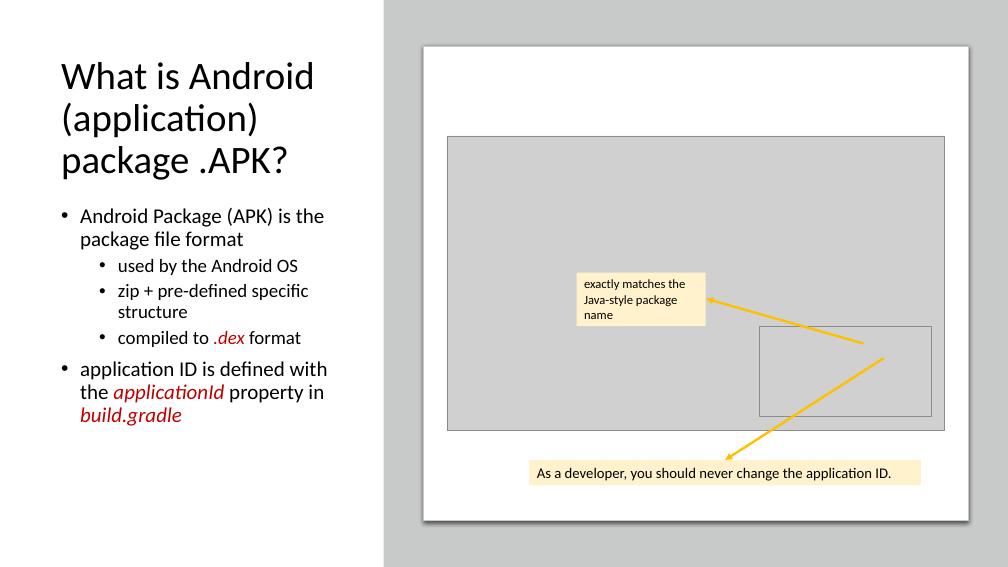
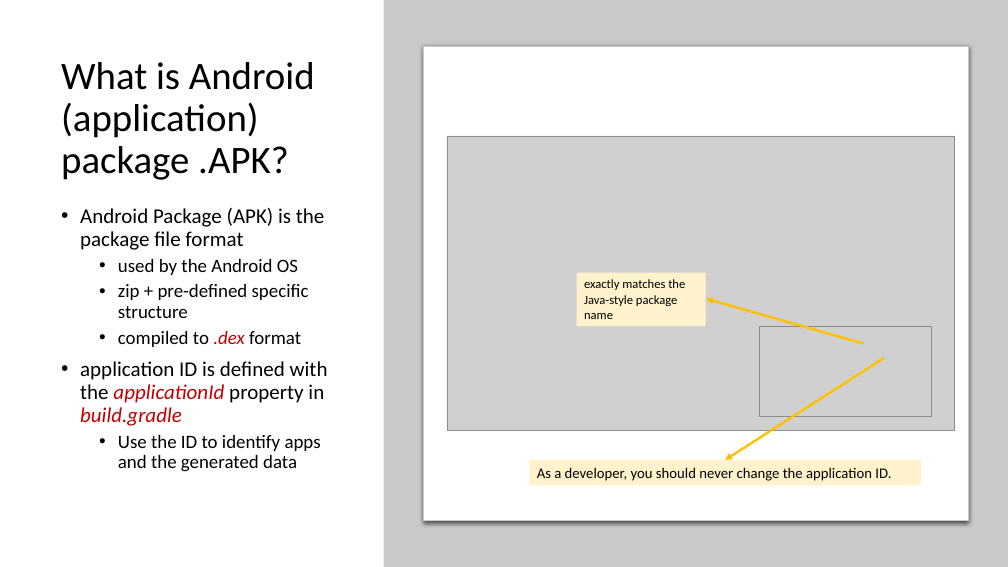
Before and after one commit to frankwxu/digital-forensics-lab, a slide deck: slide 19 of Andriod10/1_Pixel3_Image.pptx. Drawn at 1008x567 pixels with LibreOffice and Linux fonts; fonts in the diff are those of the drawing; grey boxes stand for pictures; background and template pictures are left out. Boxes give left, top, right and bottom in pixels: in the first picture for what was removed or moved away, otherwise in the second. Text is boxed around its words. In the diff, an @@ line names an element or a change of style, - is before the commit and + after.

```diff
--- a/Andriod10/1_Pixel3_Image.pptx
+++ b/Andriod10/1_Pixel3_Image.pptx
@@ picture: place and size @@
-picture at box(447, 136, 944, 431)
+picture at box(447, 136, 954, 431)
@@ text at box(118, 435, 321, 472): paragraph added @@
+  • Use the ID to identify apps and the generated data
```
Also in this commit, not shown: 14 other slides changed, 1 other file.
